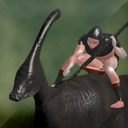
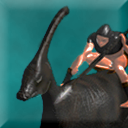
The second 128 x 128 image is a revision of the first. Changes to its layers:
"Bevel - Buttons (Fat Shapes), Stretched Plastic (modified)": opacity 20% → 70%, painted on it over [0, 0, 128, 128]
painted on "Camada 3" over [8, 0, 128, 128]
hid "Camada 2" over [29, 76, 34, 83]
"Layer 4": opacity 54% → 100%, blend normal → color, moved it above "Layer 6", painted on it over [0, 0, 128, 128]
"Layer 6": blend linear light → normal over [0, 0, 128, 128]
hid "Layer 5" over [0, 97, 128, 128]
hid "Layer 3" over [0, 0, 128, 128]
